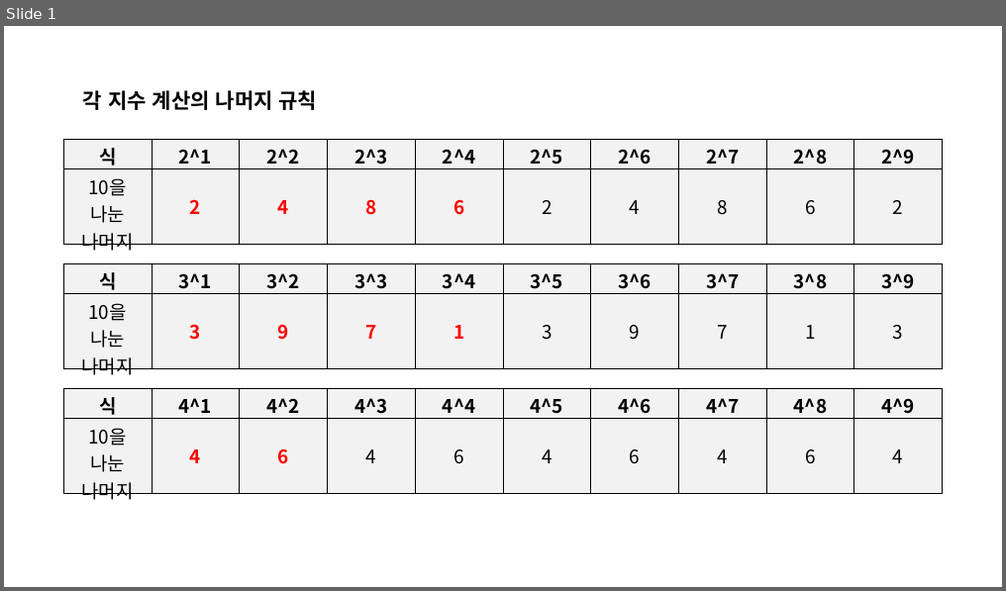
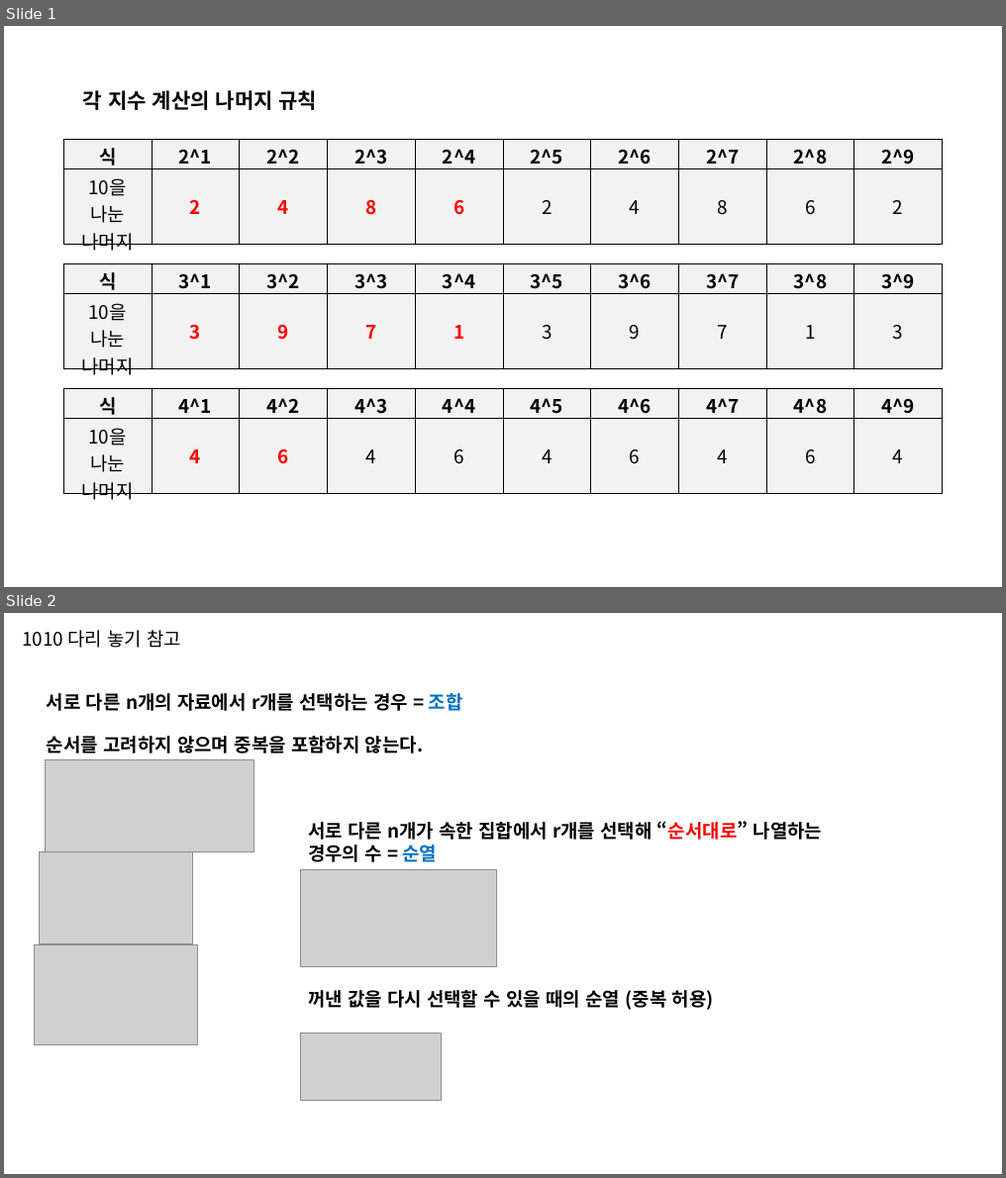
Before and after one commit to phantom0119/Baekjoon, a slide deck: 참고자료.pptx. Shown one above the other, each under a label of ours: slide 1 before the commit, slides 1 and 2 after it. The pictures are 1006x591 and 1006x1178 pixels, drawn with LibreOffice and Linux fonts; fonts in the diff are those of the drawing; grey boxes stand for pictures. Boxes give left, top, right and bottom in pixels: in the first picture for what was removed or moved away, otherwise in the second. Text is boxed around its words. In the diff, an @@ line names an element or a change of style, - is before the commit and + after.

```diff
--- a/참고자료.pptx
+++ b/참고자료.pptx
@@ slide 2 added at [4,613,1002,1174], background #FFFFFF @@
@@ text added at [22,630,182,648], 18 pt, text #000000 @@
+1010 다리 놓기 참고
@@ text added at [47,693,463,711], 18 pt, text #000000, bold @@
+서로 다른 n개의 자료에서 r개를 선택하는 경우 = 조합
@@ picture added at [46,760,254,852] @@
@@ text added at [47,736,423,754], 18 pt, text #000000, bold @@
+순서를 고려하지 않으며 중복을 포함하지 않는다.
@@ text added at [308,821,823,862], 18 pt, text #000000, bold @@
+서로 다른 n개가 속한 집합에서 r개를 선택해 “순서대로” 나열하는
+경우의 수 = 순열
@@ picture added at [39,852,193,944] @@
@@ picture added at [300,869,497,967] @@
@@ picture added at [34,945,197,1045] @@
@@ text added at [308,990,714,1010], 18 pt, text #000000, bold @@
+꺼낸 값을 다시 선택할 수 있을 때의 순열 (중복 허용)
@@ picture added at [300,1034,441,1100] @@
```
Also in this commit, not shown: 3 other files.
